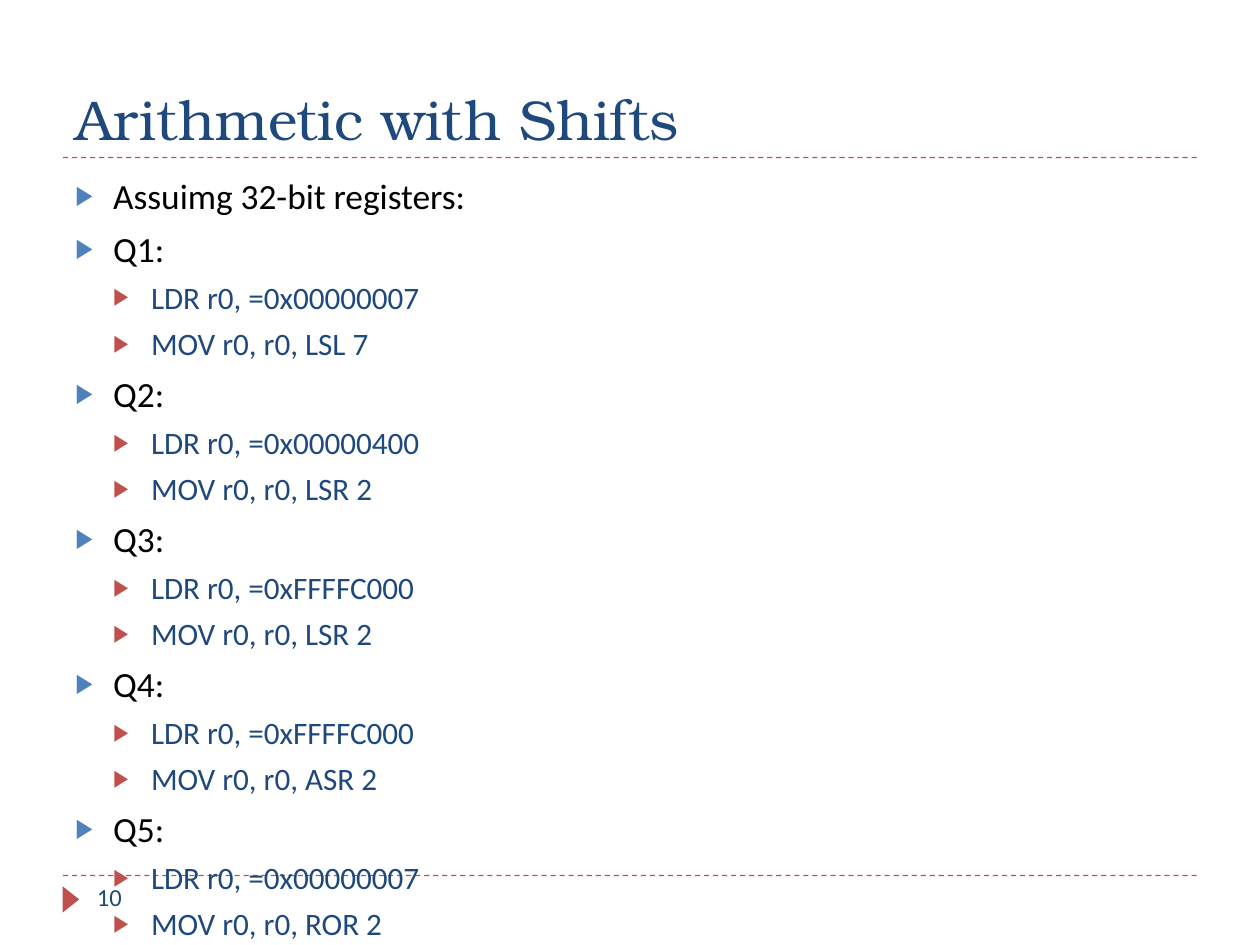
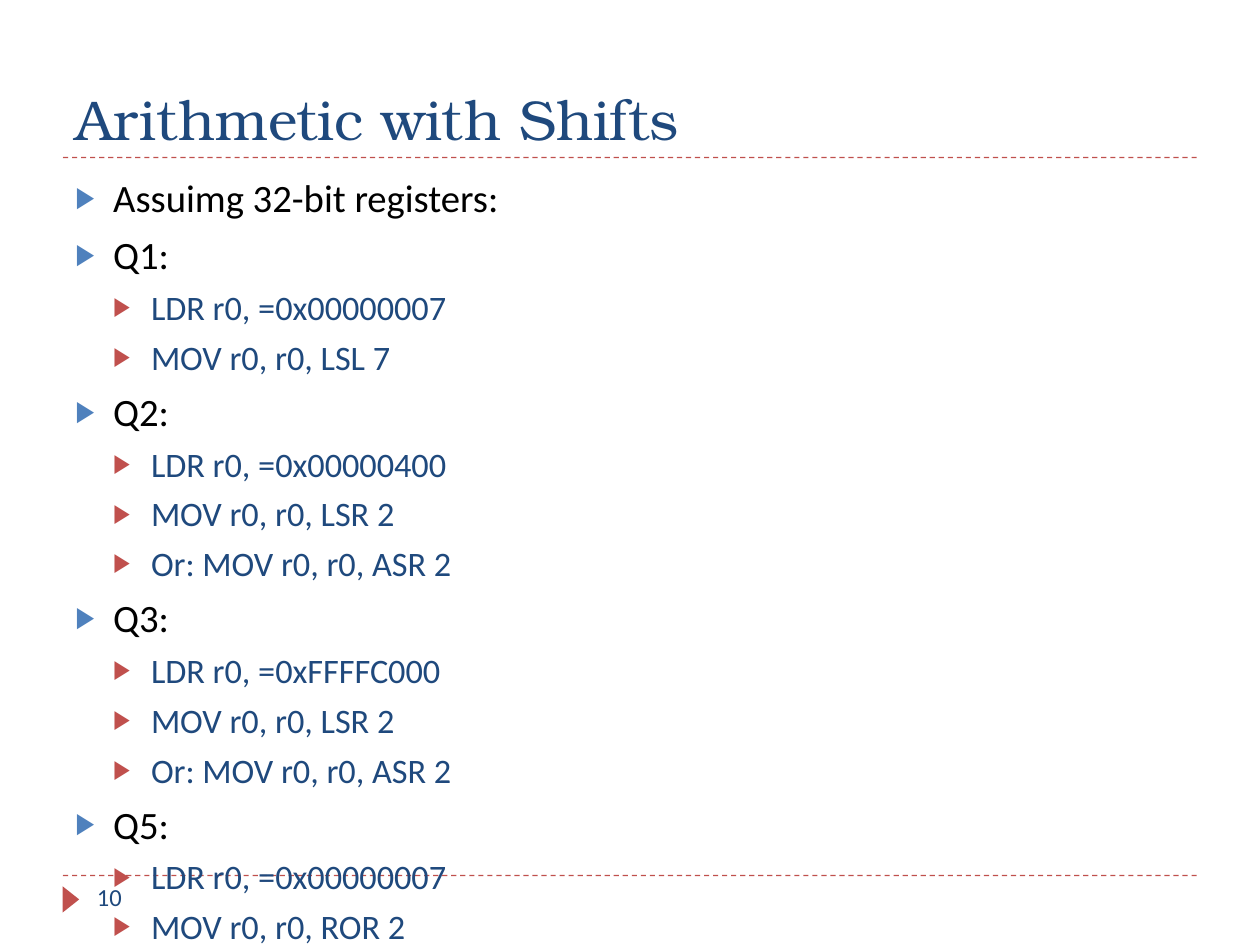
Before and after one commit to guhofstra/CSC111Sp26, a slide deck: slide 10 of PPTs/Ch4_ARM_Arithmetic_Logic_Exercises.pptx. Drawn at 1260x945 pixels with LibreOffice and Linux fonts; fonts in the diff are those of the drawing. Boxes give left, top, right and bottom in pixels: in the first picture for what was removed or moved away, otherwise in the second. Text is boxed around its words. In the diff, an @@ line names an element or a change of style, - is before the commit and + after.

```diff
--- a/PPTs/Ch4_ARM_Arithmetic_Logic_Exercises.pptx
+++ b/PPTs/Ch4_ARM_Arithmetic_Logic_Exercises.pptx
@@ text at [113, 185, 499, 943]: size 20.1 to 22.1 pt in "Assuimg 32-bit registers:", "Q1:", "Q2:", "Q3:" and 1 more places; size 17.8 to 19.6 pt in "LDR r0, =0x00000007", "MOV r0, r0, LSL 7", "LDR r0, =0x00000400", "MOV r0, r0, LSR 2" and 4 more places @@
@@ text at [151, 553, 451, 580]: paragraph added @@
+  ▶ Or: MOV r0, r0, ASR 2
@@ text at [151, 760, 451, 787]: text changed; size 17.8 to 19.6 pt @@
-▶ Q4:
-  ▶ LDR r0, =0xFFFFC000
-  ▶ MOV r0, r0, ASR 2
+  ▶ Or: MOV r0, r0, ASR 2
```
Also in this commit, not shown: 5 other files.
